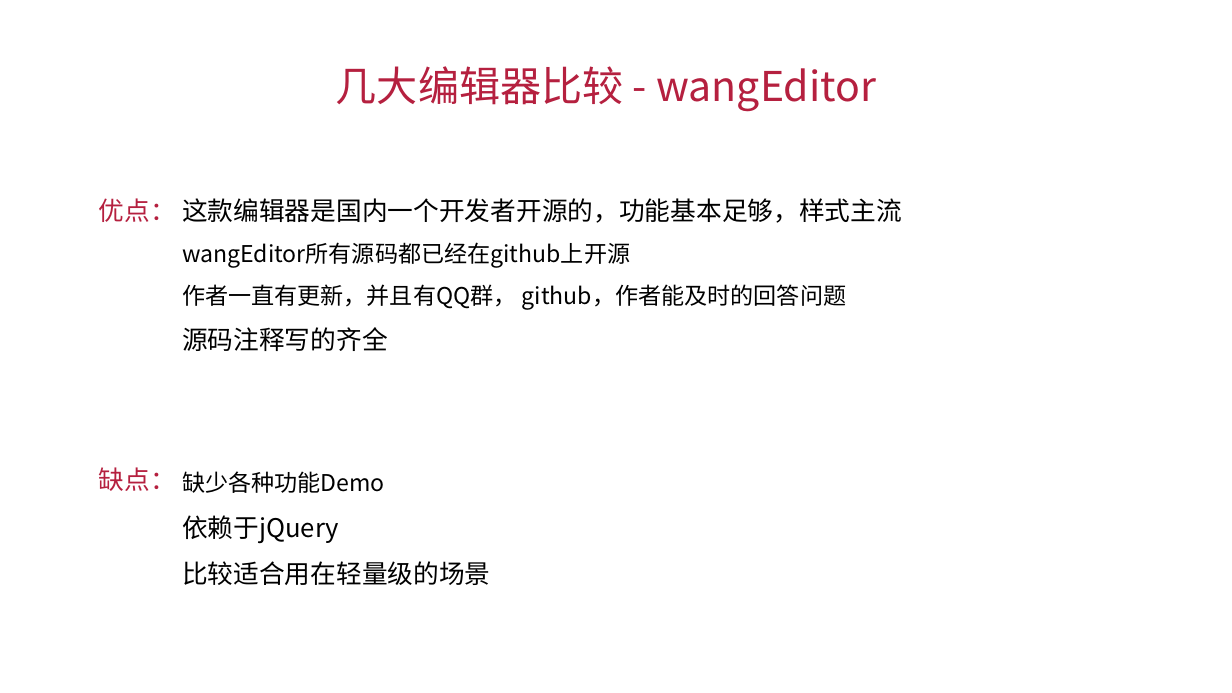
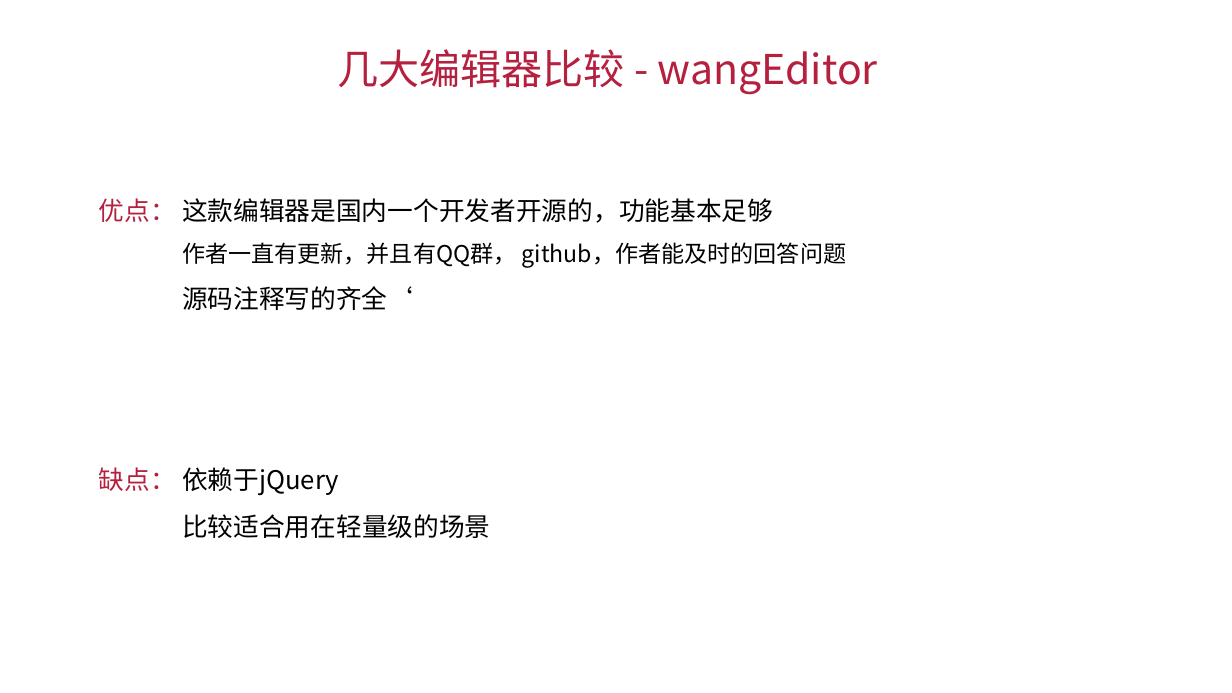
Before and after one commit to LINZJAI/editor-demo, a slide deck: slide 15 of 富文本编辑器初探(1)/富文本编辑器初探(1).pptx. Drawn at 1232x693 pixels with LibreOffice and Linux fonts; fonts in the diff are those of the drawing. Boxes give left, top, right and bottom in pixels: in the first picture for what was removed or moved away, otherwise in the second. Text is boxed around its words. In the diff, an @@ line names an element or a change of style, - is before the commit and + after.

```diff
--- a/富文本编辑器初探(1)/富文本编辑器初探(1).pptx
+++ b/富文本编辑器初探(1)/富文本编辑器初探(1).pptx
@@ text "几大编辑器比较 - wangEditor": place and size @@
-text "几大编辑器比较 - wangEditor" at bbox=[336, 66, 876, 112]
+text "几大编辑器比较 - wangEditor" at bbox=[337, 49, 878, 95]
@@ text at bbox=[182, 198, 773, 223]: text changed @@
-这款编辑器是国内一个开发者开源的，功能基本足够，样式主流
-wangEditor所有源码都已经在github上开源
+这款编辑器是国内一个开发者开源的，功能基本足够
@@ text at bbox=[182, 286, 413, 310]: text changed @@
-源码注释写的齐全
+源码注释写的齐全‘
@@ text at bbox=[182, 471, 385, 493]: paragraph removed @@
-缺少各种功能Demo
```
Also in this commit, not shown: 6 other slides changed.
